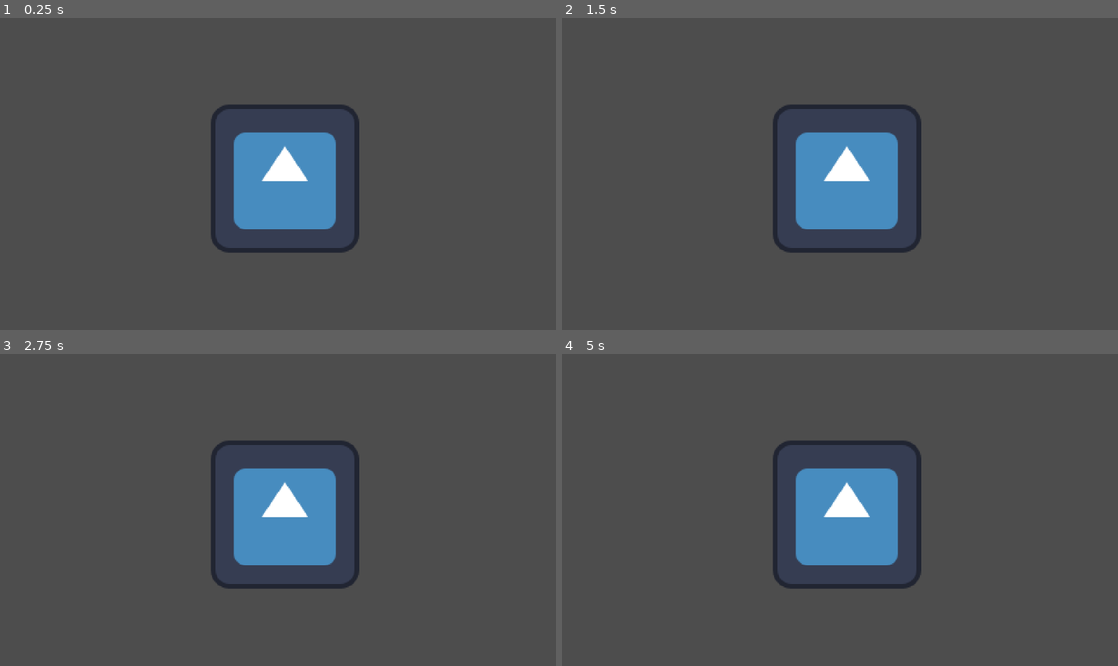
Above: before the commit, frames 1-4 (two rows, left to right).
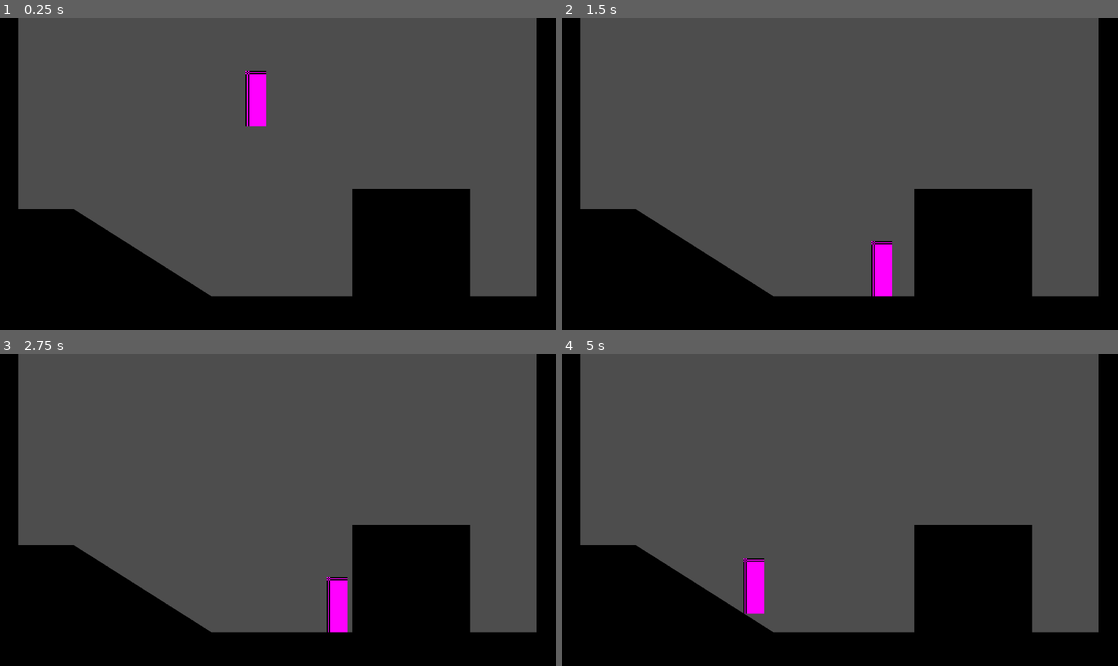
Above: after the commit, the same moments.

Repository: wangwenhao/metroidvania-forge
Game: Godot game, scene res://palyground.tscn
Same seed, same stepped clock (60 frames per second), same inputs: the game is played once before the commit and once after it. The engine's default icon, where the game draws it, is replaced by a stand-in: a white triangle on a blue panel in a dark square.
Inputs:
- Up to frame 1 (0.25 s): no input
- Up to frame 2 (1.5 s): hold D (right) 0.53-1.28 s; hold A (left) from 1.28 s (still down)
- Up to frame 3 (2.75 s): release A (left) at 2.03 s; hold D (right) from 2.03 s (still down)
- Up to frame 4 (5 s): tap Enter at 3.5 s; release D (right) at 3.53 s; hold A (left) from 3.53 s (still down)

The runs differ from the first frame. In frame 1, 38% of the frame differs, in the area x 0-100%, y 0-100%; in frame 2, 38%; in frame 3, 38%; in frame 4, 38%.

Commit message:
基本场景搭建

Diff:
--- a/palyground.tscn
+++ b/palyground.tscn
@@ -1,9 +1,86 @@
-[gd_scene load_steps=2 format=3 uid="uid://bukuiusarajki"]
+[gd_scene load_steps=5 format=3 uid="uid://bukuiusarajki"]
 
-[ext_resource type="Texture2D" uid="uid://dd860n3iw55m1" path="res://icon.svg" id="1_yceto"]
+[ext_resource type="PackedScene" uid="uid://cfa3xni5hj64u" path="res://player/player.tscn" id="1_yceto"]
 
-[node name="Node2D" type="Node2D"]
+[sub_resource type="Gradient" id="Gradient_d73qw"]
+colors = PackedColorArray(0, 0, 0, 1, 0, 0, 0, 1)
 
-[node name="Icon" type="Sprite2D" parent="."]
-position = Vector2(246, 139)
-texture = ExtResource("1_yceto")
+[sub_resource type="GradientTexture2D" id="GradientTexture2D_yceto"]
+gradient = SubResource("Gradient_d73qw")
+width = 32
+height = 32
+
+[sub_resource type="RectangleShape2D" id="RectangleShape2D_thpbf"]
+size = Vector2(32, 32)
+
+[node name="Playground" type="Node2D"]
+
+[node name="Sprite2D" type="Sprite2D" parent="."]
+position = Vector2(242, 257)
+scale = Vector2(15.937501, 1)
+texture = SubResource("GradientTexture2D_yceto")
+metadata/_edit_group_ = true
+
+[node name="StaticBody2D" type="StaticBody2D" parent="Sprite2D"]
+
+[node name="CollisionShape2D" type="CollisionShape2D" parent="Sprite2D/StaticBody2D"]
+shape = SubResource("RectangleShape2D_thpbf")
+
+[node name="Player" parent="." instance=ExtResource("1_yceto")]
+position = Vector2(221, 61)
+
+[node name="Sprite2D2" type="Sprite2D" parent="."]
+position = Vector2(-0.9999995, 133)
+scale = Vector2(1.0625008, 8.968749)
+texture = SubResource("GradientTexture2D_yceto")
+metadata/_edit_group_ = true
+
+[node name="StaticBody2D" type="StaticBody2D" parent="Sprite2D2"]
+
+[node name="CollisionShape2D" type="CollisionShape2D" parent="Sprite2D2/StaticBody2D"]
+shape = SubResource("RectangleShape2D_thpbf")
+
+[node name="Sprite2D3" type="Sprite2D" parent="."]
+position = Vector2(480, 130.99998)
+scale = Vector2(1.0625008, 8.968749)
+texture = SubResource("GradientTexture2D_yceto")
+metadata/_edit_group_ = true
+
+[node name="StaticBody2D" type="StaticBody2D" parent="Sprite2D3"]
+
+[node name="CollisionShape2D" type="CollisionShape2D" parent="Sprite2D3/StaticBody2D"]
+shape = SubResource("RectangleShape2D_thpbf")
+
+[node name="Sprite2D4" type="Sprite2D" parent="."]
+position = Vector2(120.61778, 242.53047)
+rotation = -1.005469
+scale = Vector2(2.1649256, 5.607177)
+texture = SubResource("GradientTexture2D_yceto")
+metadata/_edit_group_ = true
+
+[node name="StaticBody2D" type="StaticBody2D" parent="Sprite2D4"]
+
+[node name="CollisionShape2D" type="CollisionShape2D" parent="Sprite2D4/StaticBody2D"]
+shape = SubResource("RectangleShape2D_thpbf")
+
+[node name="Sprite2D5" type="Sprite2D" parent="."]
+position = Vector2(15, 214)
+scale = Vector2(3.0234375, 3.0546875)
+texture = SubResource("GradientTexture2D_yceto")
+metadata/_edit_group_ = true
+
+[node name="StaticBody2D" type="StaticBody2D" parent="Sprite2D5"]
+
+[node name="CollisionShape2D" type="CollisionShape2D" parent="Sprite2D5/StaticBody2D"]
+shape = SubResource("RectangleShape2D_thpbf")
+
+[node name="Sprite2D6" type="Sprite2D" parent="."]
+position = Vector2(355, 197)
+scale = Vector2(3.1796875, 3.0546875)
+texture = SubResource("GradientTexture2D_yceto")
+metadata/_edit_group_ = true
+
+[node name="StaticBody2D" type="StaticBody2D" parent="Sprite2D6"]
+
+[node name="CollisionShape2D" type="CollisionShape2D" parent="Sprite2D6/StaticBody2D"]
+shape = SubResource("RectangleShape2D_thpbf")
--- /dev/null
+++ b/player/player.tscn
@@ -0,0 +1,20 @@
+[gd_scene load_steps=4 format=3 uid="uid://cfa3xni5hj64u"]
+
+[ext_resource type="Script" uid="uid://bua8arleo2w4n" path="res://player/scripts/player.gd" id="1_oul6g"]
+
+[sub_resource type="PlaceholderTexture2D" id="PlaceholderTexture2D_kqu6x"]
+size = Vector2(18, 48)
+
+[sub_resource type="RectangleShape2D" id="RectangleShape2D_kqu6x"]
+size = Vector2(16, 46)
+
+[node name="Player" type="CharacterBody2D"]
+script = ExtResource("1_oul6g")
+
+[node name="Sprite2D" type="Sprite2D" parent="."]
+texture = SubResource("PlaceholderTexture2D_kqu6x")
+offset = Vector2(0, -24)
+
+[node name="CollisionShape2D" type="CollisionShape2D" parent="."]
+position = Vector2(0, -23)
+shape = SubResource("RectangleShape2D_kqu6x")
--- /dev/null
+++ b/player/scripts/player.gd
@@ -0,0 +1,16 @@
+class_name Player extends CharacterBody2D
+
+const SPEED = 300.0
+const JUMP_VELOCITY = -400.0
+
+func _process(_delta: float) -> void:
+	pass
+
+func _physics_process(_delta: float) -> void:
+	velocity.x = 0
+	if Input.is_action_pressed("left"):
+		velocity.x = -100
+	elif Input.is_action_pressed("right"):
+		velocity.x = 100
+	velocity.y = velocity.y + 980 * _delta
+	move_and_slide()
Not shown, added: player/scripts/player.gd.uid
